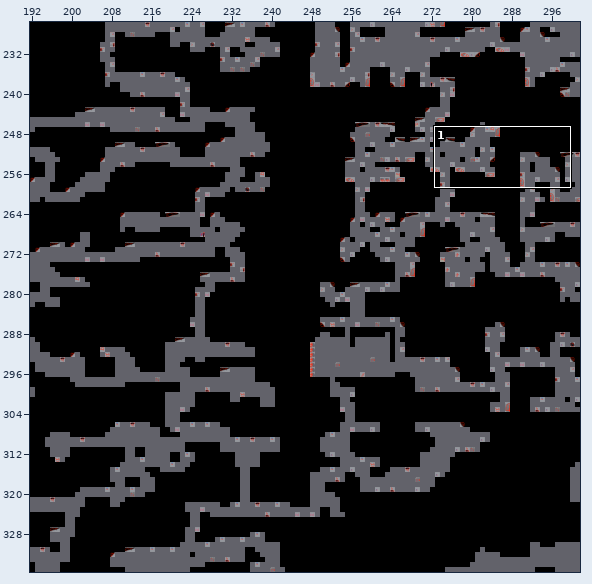
One commit to this Tiled map: TheCave.tmx. The picture above shows the old version from afar; the outline marks the close-up.
Close-up. First the earlier version:
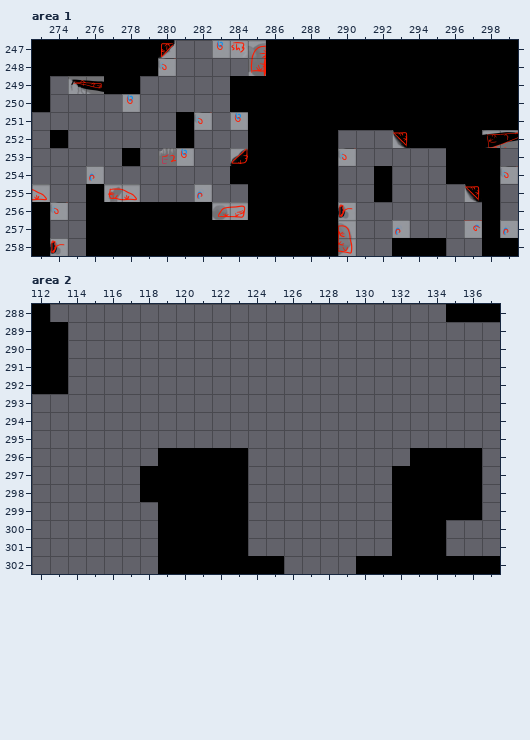
Cells are 120x120 px. Shown: area 1 x 273..299, y 247..258; area 2 x 112..137, y 288..302. The commit also changed other parts of the map, which this record leaves out.
The same view after the edit:
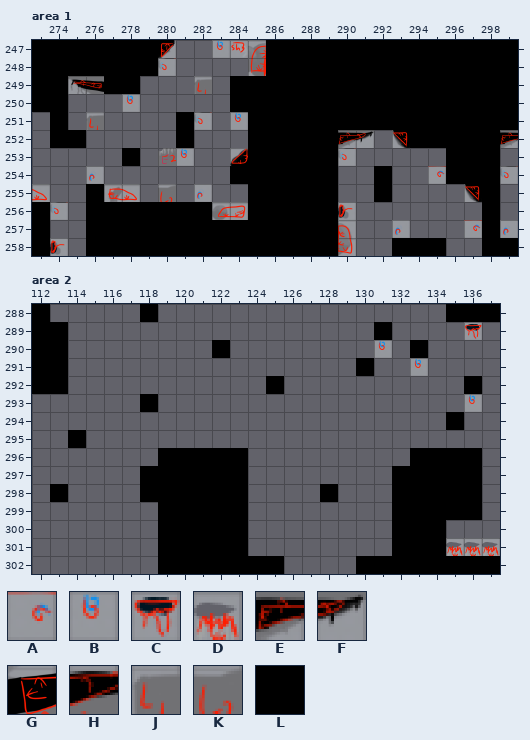
Key: from "UpperCaveObjectTiles": A 6, B 7, C 12, D 28, E 60, F 61, G 65, H 66, J 90, K 91; from "UpperCaveTiles": L 12.
_ is an empty cell.
See-through tiles are keyed as they look on the map.
The exact change:
Layer "Level", area 1:
The edit adds tile L in rows 249 to 251 at x 274; in row 252 at x 275 and 298.
Layer "Objects", area 1:
The edit adds tile A in row 254 at x 295.
Tile H gives way to tile E in row 252 at x 299.
The edit adds tile E in row 252 at x 290.
The edit adds tile F in row 252 at x 291.
The edit adds tile J in row 249 at x 282; in row 251 at x 276.
The edit adds tile K in row 255 at x 280.
Tile G is gone in row 252 at x 298.
Layer "Level", area 2:
The edit adds tile L in row 288 at x 118; in row 289 at x 131; in row 290 at x 122 and 133; in row 291 at x 130; in row 292 at x 125 and 136; in row 293 at x 118.
The edit adds tile L in row 294 at x 135; in row 295 at x 114; in row 298 at x 113 and 128.
Layer "Objects", area 2:
The edit adds tile B in row 290 at x 131; in row 291 at x 133; in row 293 at x 136.
The edit adds tile C in row 289 at x 136.
The edit adds tile D in row 301 at x 135 to 137.
